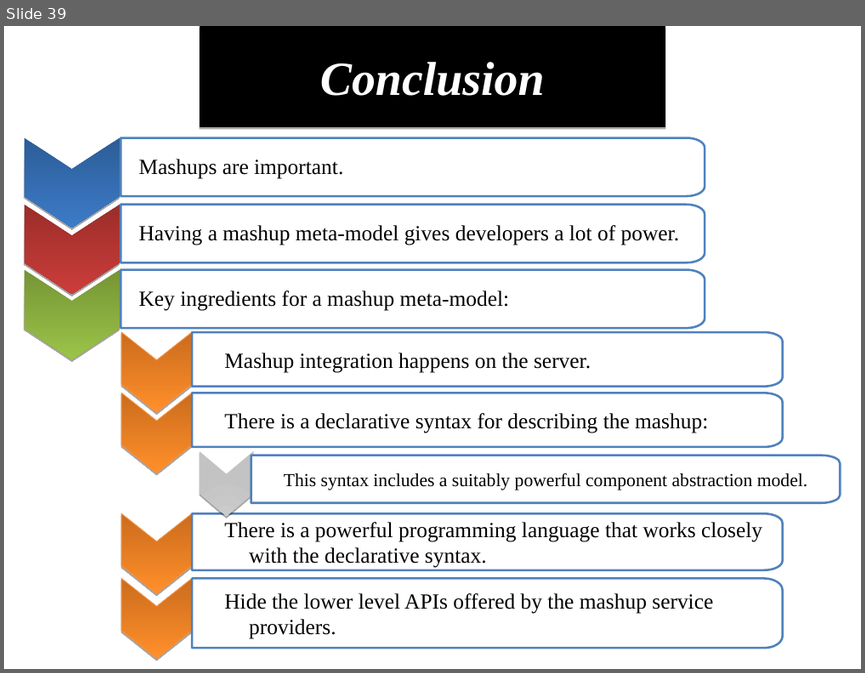
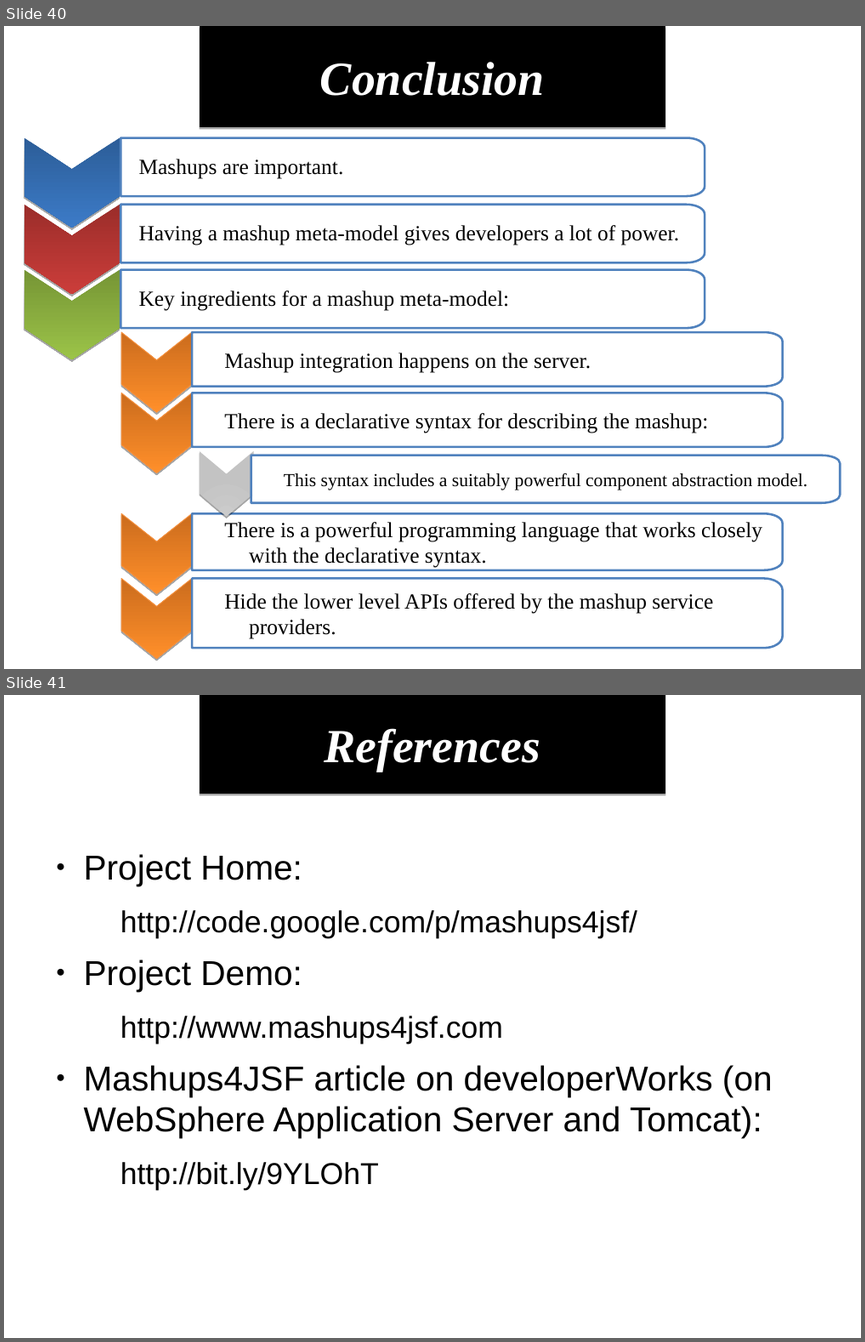
Before and after one commit to demo007/mashups4jsf, a slide deck: overview-architecture/JavaOne-2010/S314070_BURNS_SALEH_MASHUPS.odp. Shown one above the other, each under a label of ours: slide 39 before the commit, slides 40 and 41 after it. The pictures are 865x673 and 865x1342 pixels, drawn with LibreOffice and Linux fonts; fonts in the diff are those of the drawing. Boxes give left, top, right and bottom in pixels: in the first picture for what was removed or moved away, otherwise in the second. Text is boxed around its words. In the diff, an @@ line names an element or a change of style, - is before the commit and + after.

```diff
--- a/overview-architecture/JavaOne-2010/S314070_BURNS_SALEH_MASHUPS.odp
+++ b/overview-architecture/JavaOne-2010/S314070_BURNS_SALEH_MASHUPS.odp
@@ slide 41 added at <box>4,695,861,1338</box>, background #FFFFFF @@
@@ freeform shape added at <box>200,695,665,794</box>, fill #000000, 44 pt, text #FFFFFF, bold, italic @@
+References
@@ text added at <box>84,854,772,1190</box>, 32 pt, text #000000 @@
+● Project Home:
+  http://code.google.com/p/mashups4jsf/
+● Project Demo:
+  http://www.mashups4jsf.com
+● Mashups4JSF article on developerWorks (on WebSphere Application Server and Tomcat):
+  http://bit.ly/9YLOhT
@@ what was slide 39 is now slide 40 @@
```
Also in this commit, not shown: 3 slides changed, 1 other slide added.
